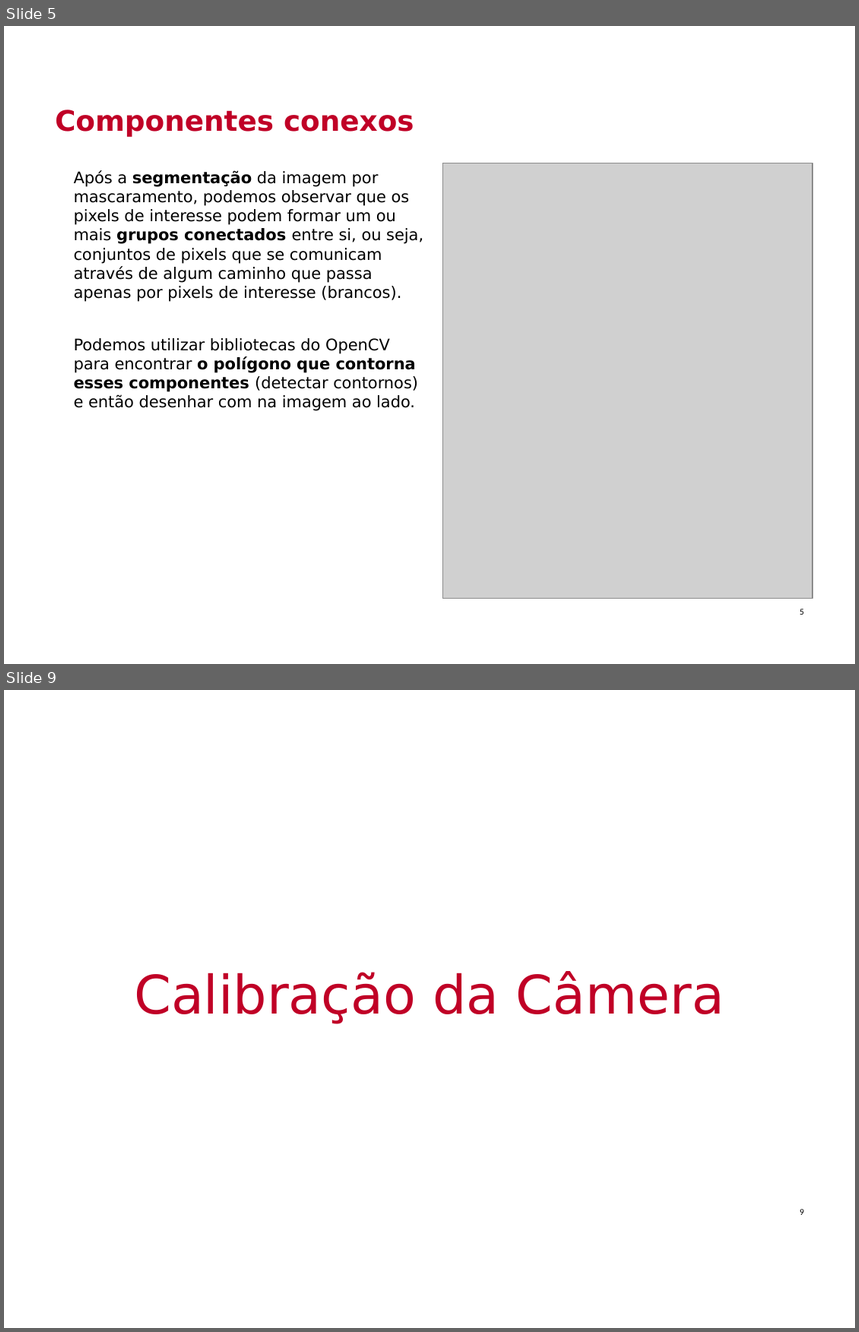
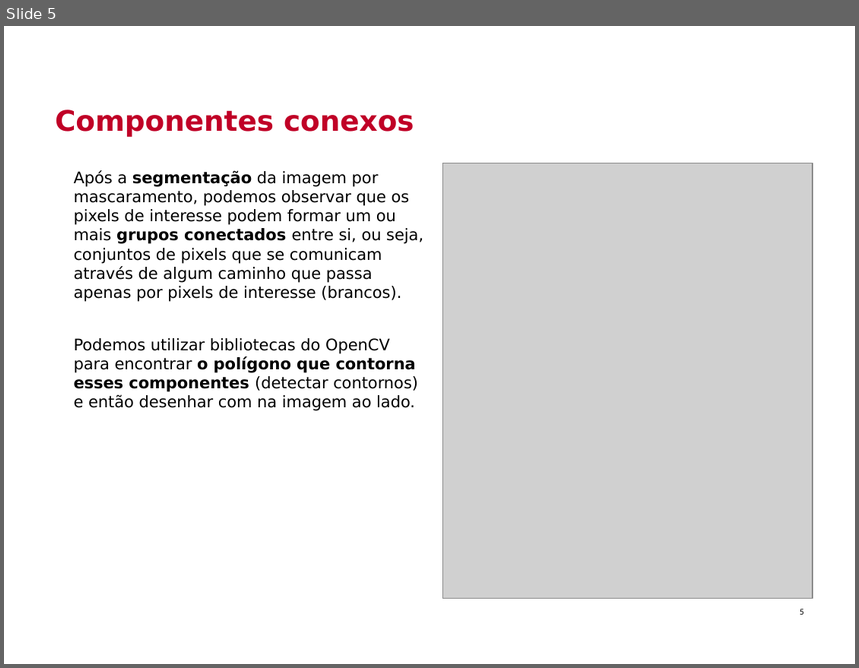
Before and after one commit to Insper/robotica-computacional, a slide deck: docs/modulos/05-visao-p2/slides.pptx. Shown one above the other, each under a label of ours: slides 5 and 9 before the commit, slide 5 after it; the slides between them are not shown. The pictures are 859x1332 and 859x668 pixels, drawn with LibreOffice and Linux fonts; fonts in the diff are those of the drawing; grey boxes stand for pictures; background and template pictures are left out. Boxes give left, top, right and bottom in pixels: in the first picture for what was removed or moved away, otherwise in the second. Text is boxed around its words. In the diff, an @@ line names an element or a change of style, - is before the commit and + after.

```diff
--- a/docs/modulos/05-visao-p2/slides.pptx
+++ b/docs/modulos/05-visao-p2/slides.pptx
@@ slide 9 removed at <box>4,690,855,1328</box>, background picture (left out) @@
@@ title removed at <box>134,971,724,1024</box> @@
-Calibração da Câmera
@@ page number removed at <box>800,1209,804,1215</box> @@
-9
```
Also in this commit, not shown: 1 slide changed, 10 other slides removed, 2 other files.
